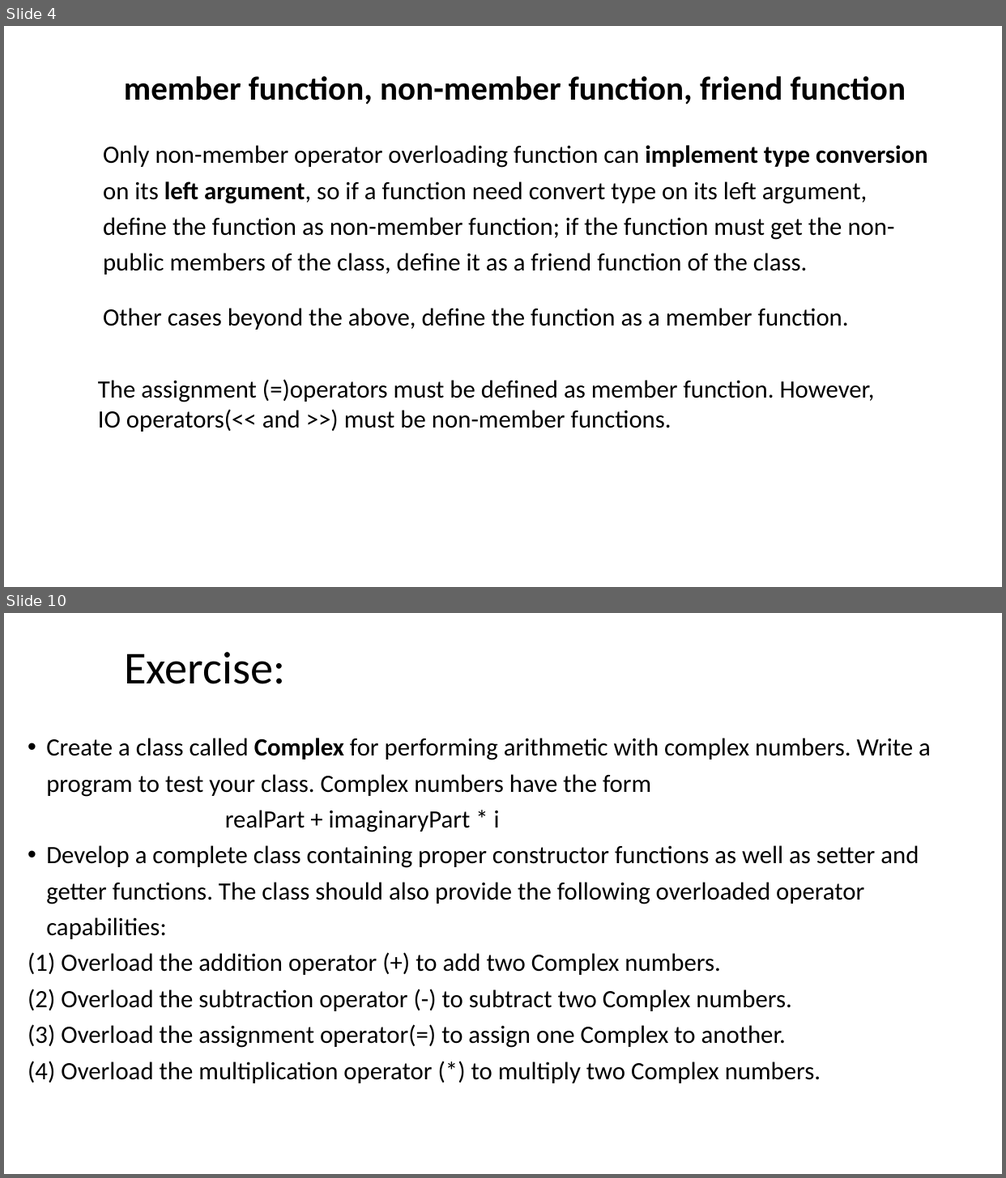
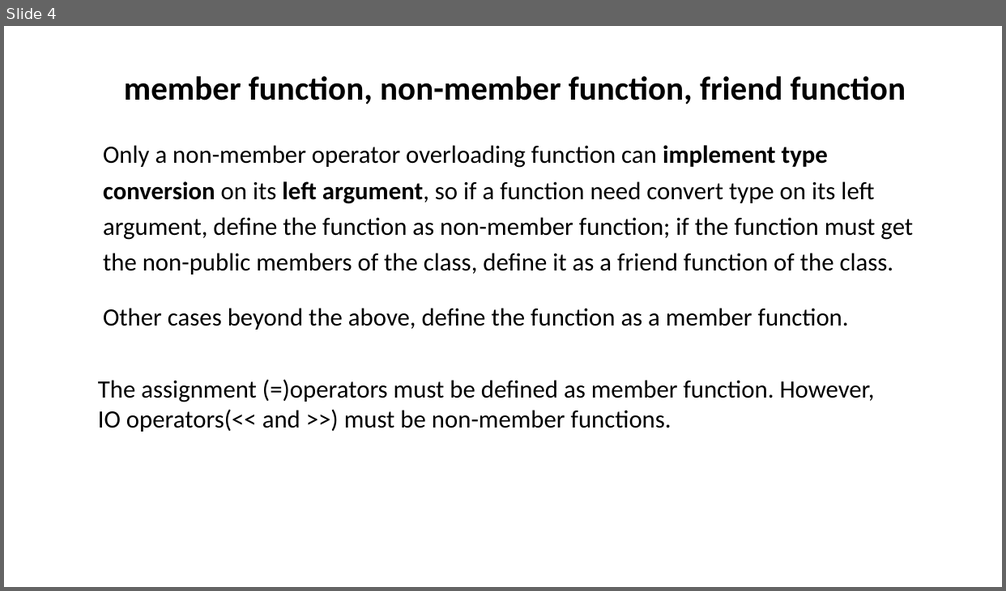
Before and after one commit to ShiqiYu/CPP, a slide deck: week10/Lab10.pptx. Shown one above the other, each under a label of ours: slides 4 and 10 before the commit, slide 4 after it; the slides between them are not shown. The pictures are 1006x1178 and 1006x591 pixels, drawn with LibreOffice and Linux fonts; fonts in the diff are those of the drawing; background and template pictures are left out. Boxes give left, top, right and bottom in pixels: in the first picture for what was removed or moved away, otherwise in the second. Text is boxed around its words. In the diff, an @@ line names an element or a change of style, - is before the commit and + after.

```diff
--- a/week10/Lab10.pptx
+++ b/week10/Lab10.pptx
@@ slide 10 removed at (4,613,1002,1174), background #FFFFFF @@
@@ title removed at (124,652,285,684) @@
-Exercise:
@@ text removed at (27,738,931,1084) @@
-• Create a class called Complex for performing arithmetic with complex numbers. Write a program to test your class. Complex numbers have the form
-realPart + imaginaryPart * i
-• Develop a complete class containing proper constructor functions as well as setter and getter functions. The class should also provide the following overloaded operator capabilities:
-(1) Overload the addition operator (+) to add two Complex numbers.
-(2) Overload the subtraction operator (-) to subtract two Complex numbers.
-(3) Overload the assignment operator(=) to assign one Complex to another.
-(4) Overload the multiplication operator (*) to multiply two Complex numbers.
@@ slide 4 changed as well @@
@@ text at (103,145,913,275): text changed @@
-  Only non-member operator overloading function can implement type conversion on its left argument, so if a function need convert type on its left argument, define the function as non-member function; if the function must get the non-public members of the class, define it as a friend function of the class.
+  Only a non-member operator overloading function can implement type conversion on its left argument, so if a function need convert type on its left argument, define the function as non-member function; if the function must get the non-public members of the class, define it as a friend function of the class.
```
Also in this commit, not shown: 3 other slides changed, 9 slides added, 6 other slides removed, 1 other file.
